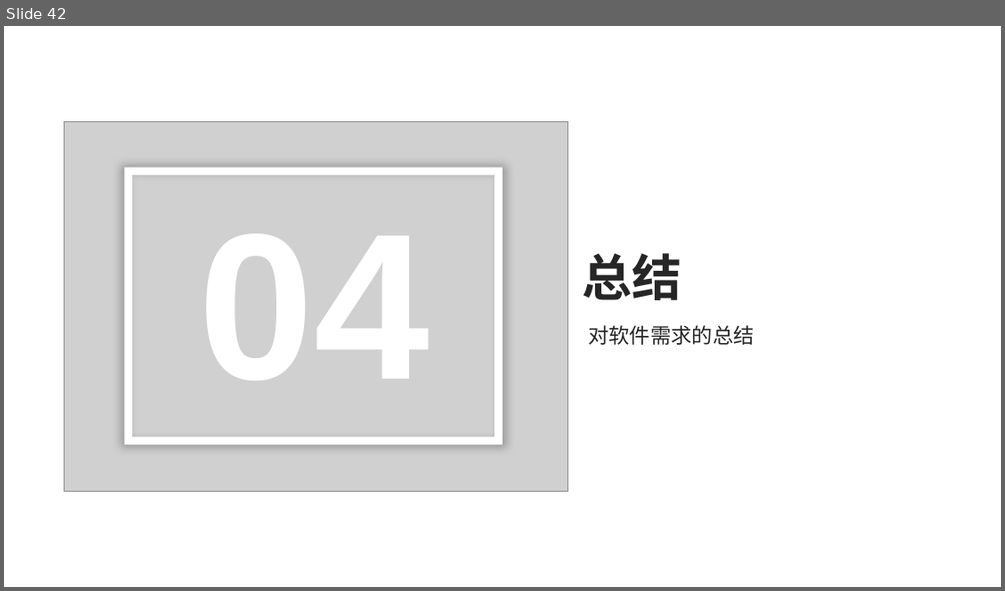
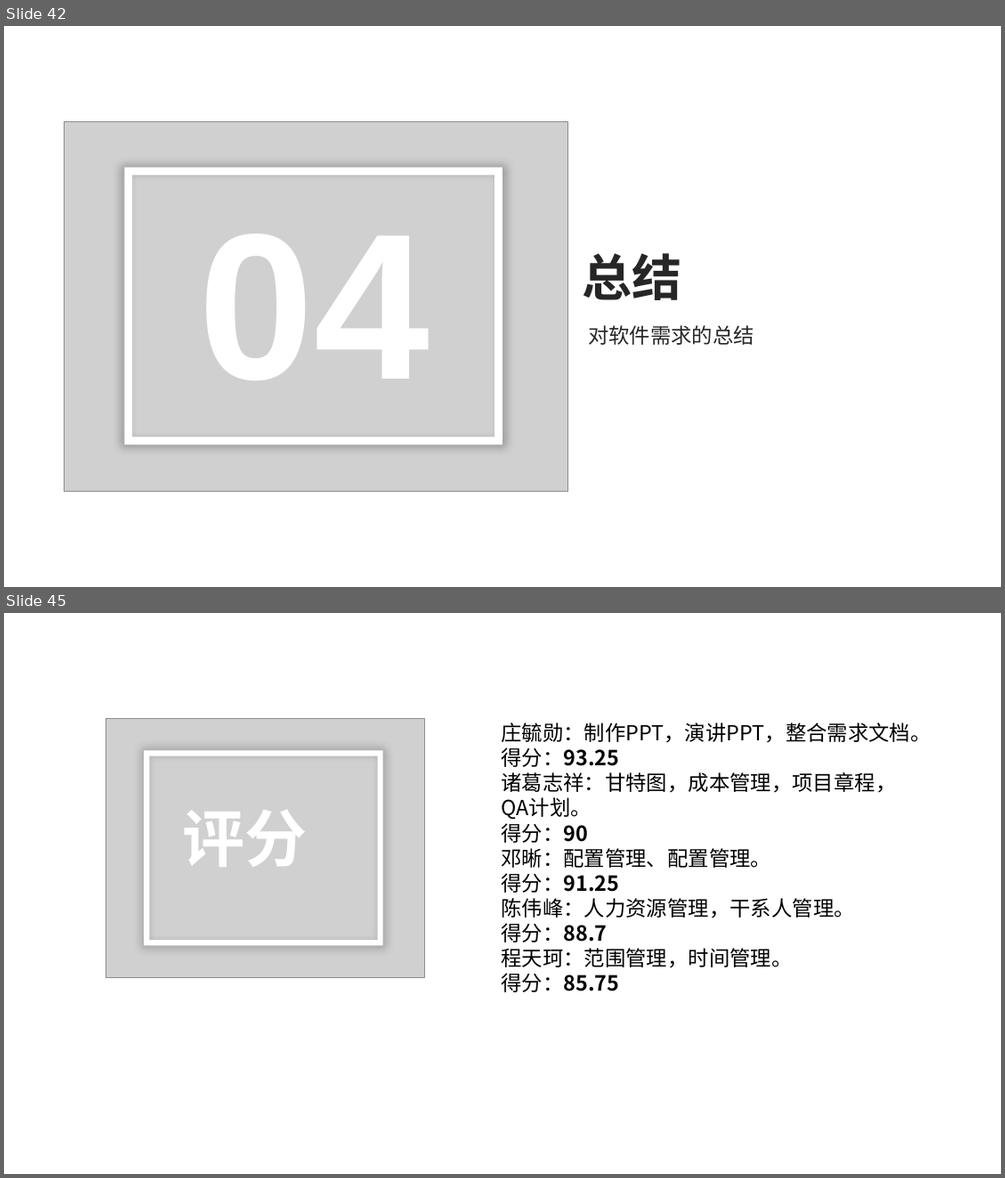
Before and after one commit to SarielX98/PRD2018G14, a slide deck: 受控文档/PPT/软件需求工程审核PPT.pptx. Shown one above the other, each under a label of ours: slide 42 before the commit, slides 42 and 45 after it; the slides between them are not shown. The pictures are 1005x591 and 1005x1178 pixels, drawn with LibreOffice and Linux fonts; fonts in the diff are those of the drawing; grey boxes stand for pictures; background and template pictures are left out. Boxes give left, top, right and bottom in pixels: in the first picture for what was removed or moved away, otherwise in the second. Text is boxed around its words. In the diff, an @@ line names an element or a change of style, - is before the commit and + after.

```diff
--- a/受控文档/PPT/软件需求工程审核PPT.pptx
+++ b/受控文档/PPT/软件需求工程审核PPT.pptx
@@ slide 45 added at (x1=4, y1=613, x2=1001, y2=1174), background #FFFFFF @@
@@ picture added at (x1=105, y1=718, x2=424, y2=978) @@
@@ text added at (x1=501, y1=722, x2=930, y2=992), 20 pt, text #000000 @@
+庄毓勋：制作PPT，演讲PPT，整合需求文档。得分：93.25
+诸葛志祥：甘特图，成本管理，项目章程，QA计划。
+得分：90
+邓晰：配置管理、配置管理。
+得分：91.25
+陈伟峰：人力资源管理，干系人管理。
+得分：88.7
+程天珂：范围管理，时间管理。
+得分：85.75
@@ frame added at (x1=144, y1=751, x2=383, y2=946), fill #FFFFFF @@
@@ text added at (x1=182, y1=810, x2=307, y2=867), 60 pt, text #FFFFFF, bold @@
+评分
```
Also in this commit, not shown: 12 slides changed, 3 other slides added.
